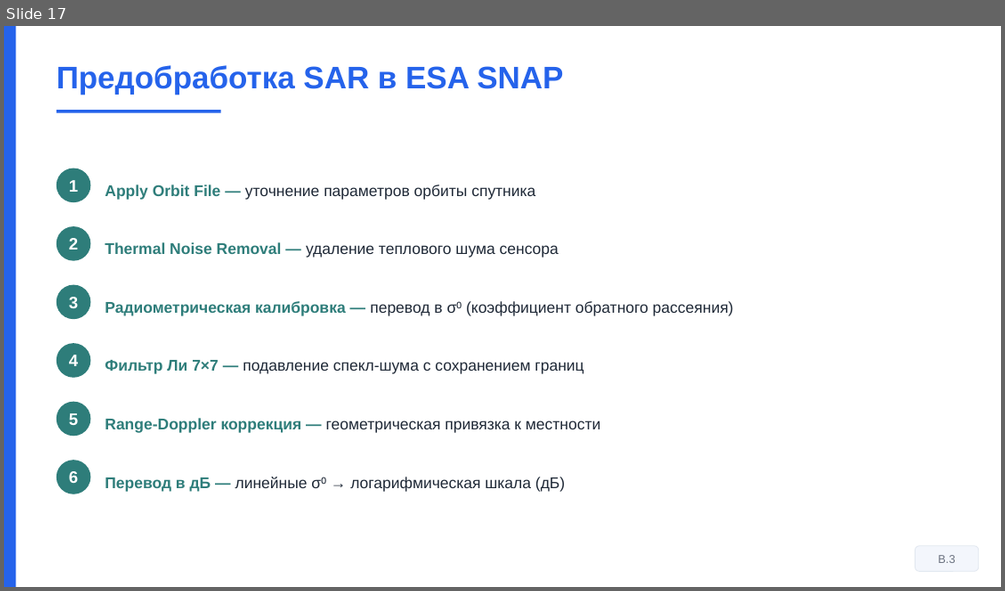
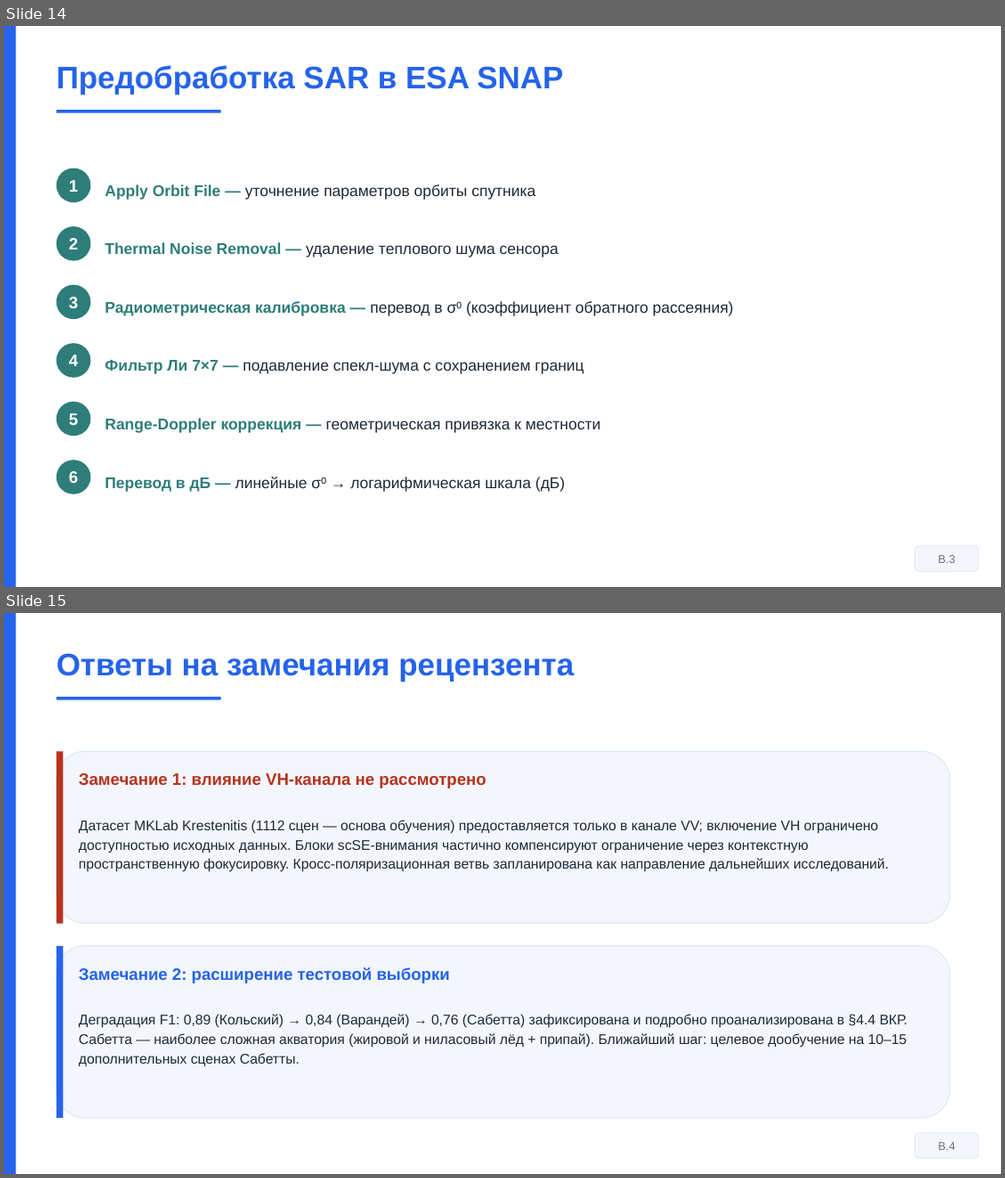
Before and after one commit to Confucius-hub/spbu_db_hw, a slide deck: thesis/vkr_final/Презентация_Финал_Байханов_2026.pptx. Shown one above the other, each under a label of ours: slide 17 before the commit, slides 14 and 15 after it. The pictures are 1005x591 and 1005x1178 pixels, drawn with LibreOffice and Linux fonts; fonts in the diff are those of the drawing. Boxes give left, top, right and bottom in pixels: in the first picture for what was removed or moved away, otherwise in the second. Text is boxed around its words. In the diff, an @@ line names an element or a change of style, - is before the commit and + after.

```diff
--- a/thesis/vkr_final/Презентация_Финал_Байханов_2026.pptx
+++ b/thesis/vkr_final/Презентация_Финал_Байханов_2026.pptx
@@ slide 15 added at box(4, 613, 1001, 1174), background #FFFFFF @@
@@ rectangle added at box(4, 613, 16, 1174), fill #2563EB @@
@@ text added at box(57, 653, 574, 682), 30 pt, text #2563EB, bold @@
+Ответы на замечания рецензента
@@ rectangle added at box(57, 697, 221, 699), fill #2563EB @@
@@ rounded rectangle added at box(57, 751, 950, 924), fill #F3F6FC, outline #DBEAFE 1 pt @@
@@ rectangle added at box(57, 751, 63, 924), fill #B5331F @@
@@ text added at box(79, 773, 485, 788), 16 pt, text #B5331F, bold @@
+Замечание 1: влияние VH-канала не рассмотрено
@@ text added at box(79, 819, 889, 872), 13.5 pt, text #1F2937 @@
+Датасет MKLab Krestenitis (1112 сцен — основа обучения) предоставляется только в канале VV; включение VH ограничено доступностью исходных данных. Блоки scSE-внимания частично компенсируют ограничение через контекстную пространственную фокусировку. Кросс-поляризационная ветвь запланирована как направление дальнейших исследований.
@@ rounded rectangle added at box(57, 946, 950, 1118), fill #F3F6FC, outline #DBEAFE 1 pt @@
@@ rectangle added at box(57, 946, 63, 1118), fill #2563EB @@
@@ text added at box(79, 967, 450, 983), 16 pt, text #2563EB, bold @@
+Замечание 2: расширение тестовой выборки
@@ text added at box(79, 1013, 907, 1066), 13.5 pt, text #1F2937 @@
+Деградация F1: 0,89 (Кольский) → 0,84 (Варандей) → 0,76 (Сабетта) зафиксирована и подробно проанализирована в §4.4 ВКР. Сабетта — наиболее сложная акватория (жировой и ниласовый лёд + припай). Ближайший шаг: целевое дообучение на 10–15 дополнительных сценах Сабетты.
@@ rounded rectangle added at box(914, 1133, 979, 1159), fill #F3F6FC, outline #E2E8F0 0.75 pt, 11 pt, text #6B7280 @@
+В.4
@@ what was slide 17 is now slide 14 @@
```
Also in this commit, not shown: 9 slides changed, 1 other slide added, 6 slides removed, 5 other files.
